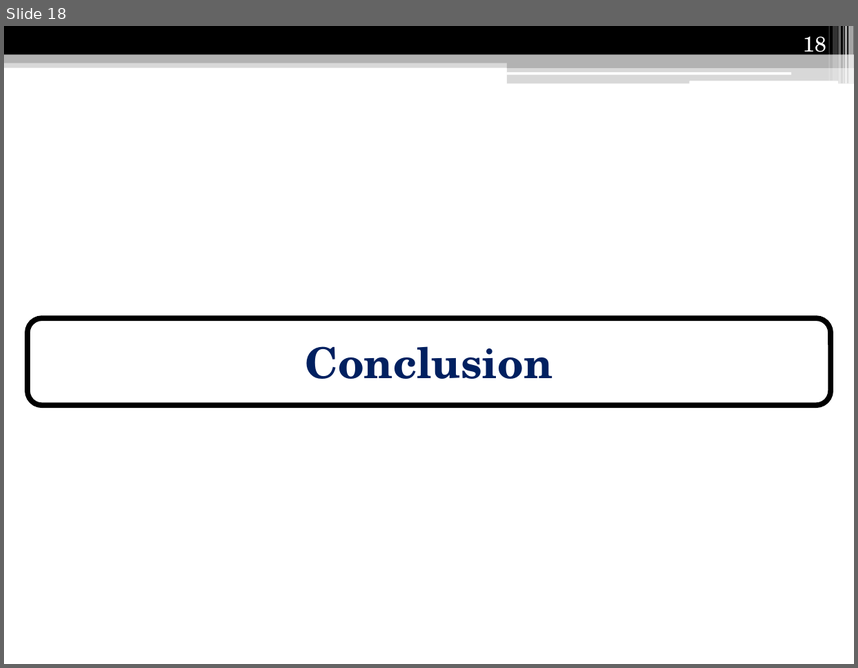
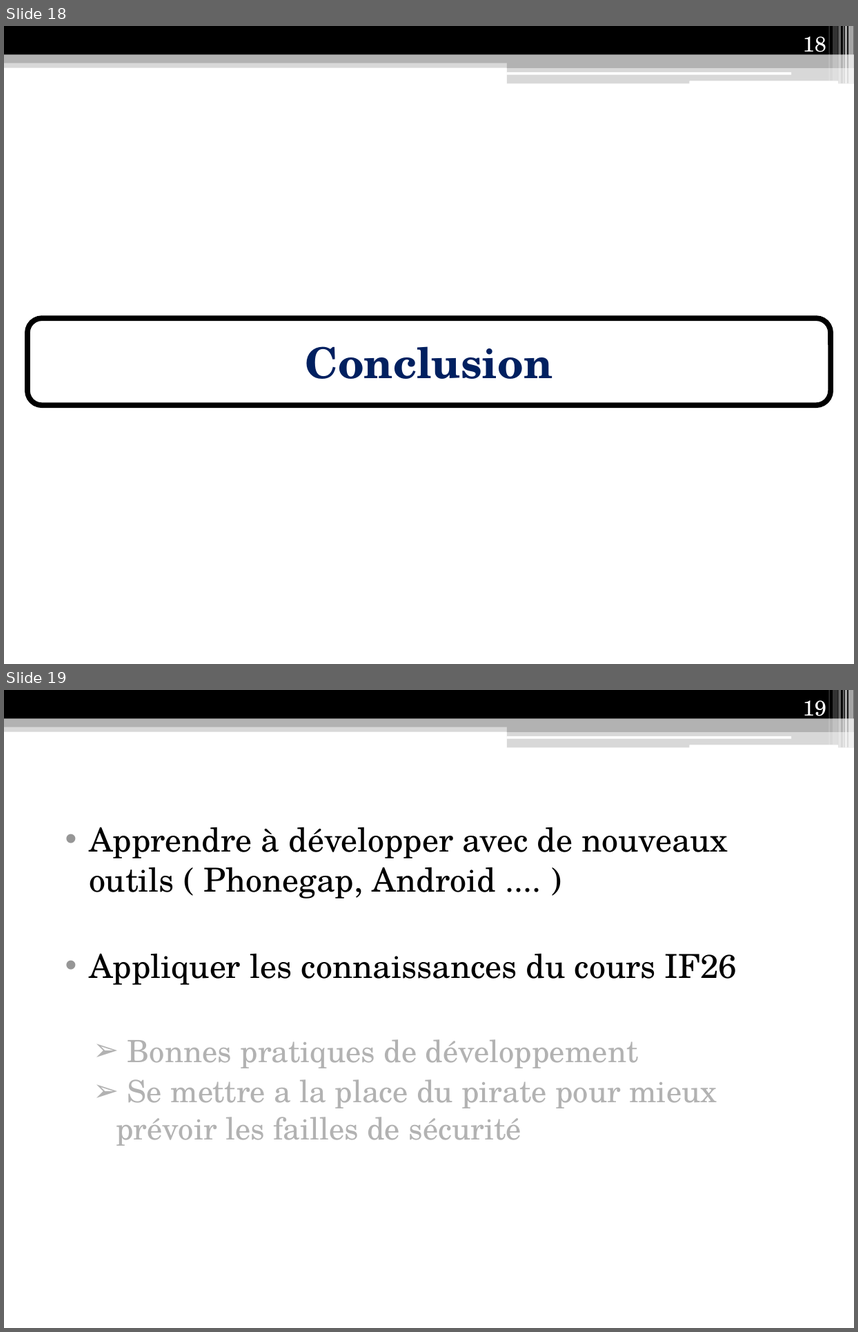
Before and after one commit to Anicky/Strangers-Phonegap, a slide deck: présentation/Présentation IF26.pptx. Shown one above the other, each under a label of ours: slide 18 before the commit, slides 18 and 19 after it. The pictures are 858x668 and 858x1332 pixels, drawn with LibreOffice and Linux fonts; fonts in the diff are those of the drawing. Boxes give left, top, right and bottom in pixels: in the first picture for what was removed or moved away, otherwise in the second. Text is boxed around its words. In the diff, an @@ line names an element or a change of style, - is before the commit and + after.

```diff
--- a/présentation/Présentation IF26.pptx
+++ b/présentation/Présentation IF26.pptx
@@ slide 19 added at [4,690,854,1328], background #FFFFFF; not listed: 13 template elements that a slide beside it also shows @@
@@ page number added at [803,700,826,722], 18 pt, text #FFFFFF @@
+19
@@ text added at [89,827,737,1145], 28 pt, text #000000 @@
+• Apprendre à développer avec de nouveaux outils ( Phonegap, Android .... )
+• Appliquer les connaissances du cours IF26
+  ➢ Bonnes pratiques de développement
+  ➢ Se mettre a la place du pirate pour mieux prévoir les failles de sécurité
```
Also in this commit, not shown: 1 slide changed.
